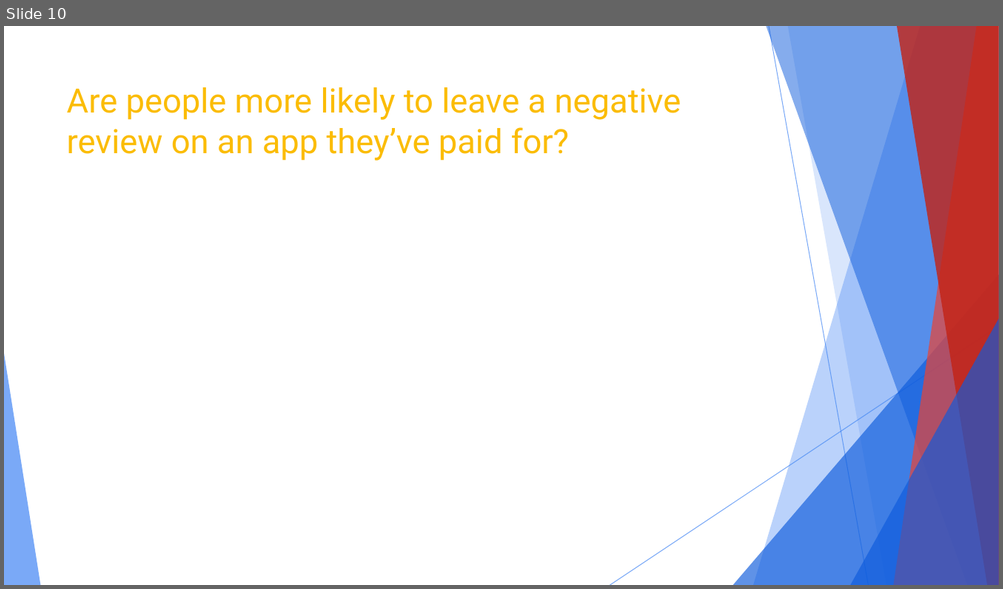
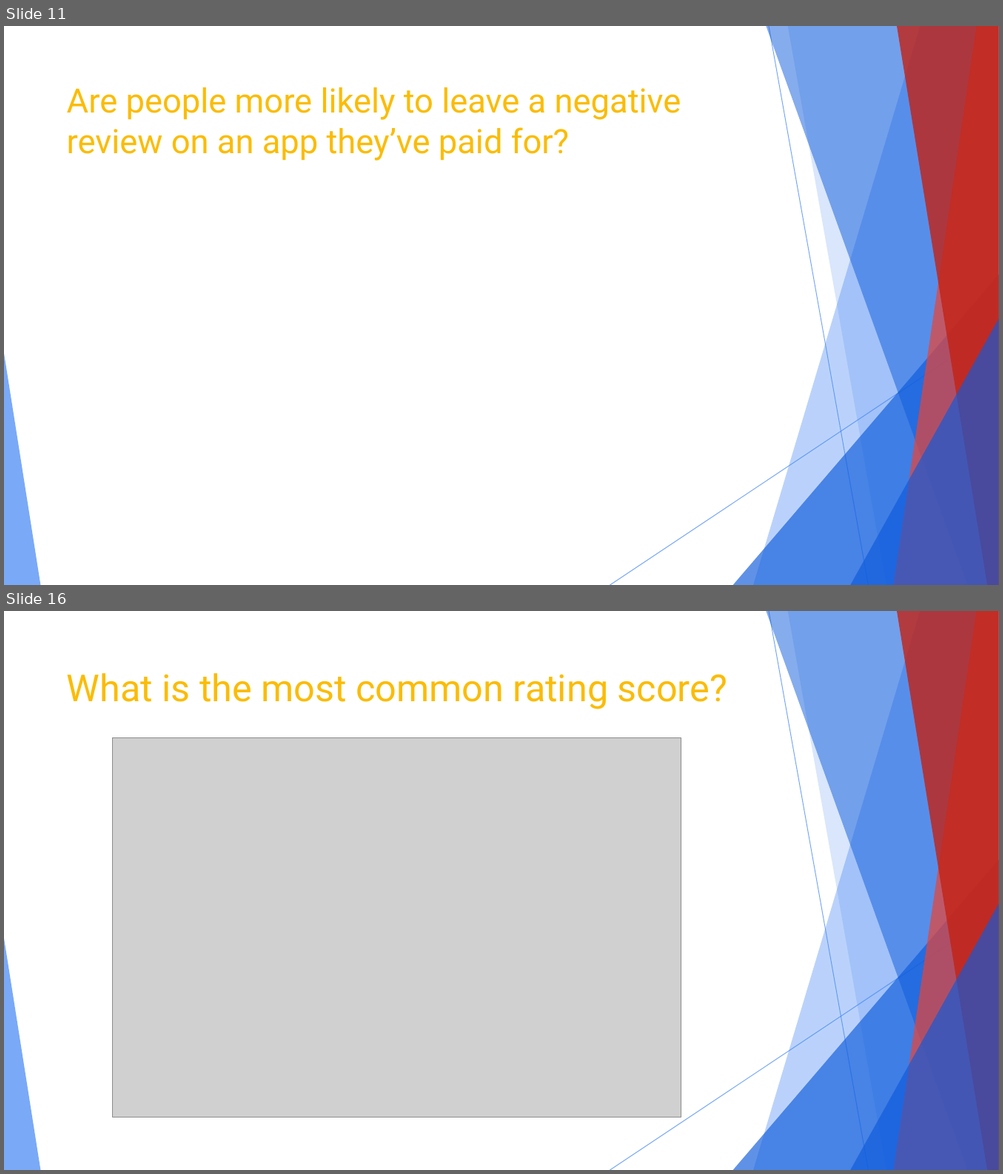
Before and after one commit to KylePeterson623/Project1, a slide deck: Google Play™ Store Analysis.pptx. Shown one above the other, each under a label of ours: slide 10 before the commit, slides 11 and 16 after it; the slides between them are not shown. The pictures are 1003x589 and 1003x1174 pixels, drawn with LibreOffice and Linux fonts; fonts in the diff are those of the drawing; grey boxes stand for pictures. Boxes give left, top, right and bottom in pixels: in the first picture for what was removed or moved away, otherwise in the second. Text is boxed around its words. In the diff, an @@ line names an element or a change of style, - is before the commit and + after.

```diff
--- a/Google Play™ Store Analysis.pptx
+++ b/Google Play™ Store Analysis.pptx
@@ slide 16 added at [4,611,999,1170], background #FFFFFF; not listed: 10 template elements that a slide beside it also shows @@
@@ title added at [67,673,727,709], 36 pt, text #FBBC05 @@
+What is the most common rating score?
@@ picture added at [112,738,680,1118] @@
@@ what was slide 10 is now slide 11 @@
```
Also in this commit, not shown: 9 slides changed, 10 other slides added, 1 slide removed, 12 other files.
